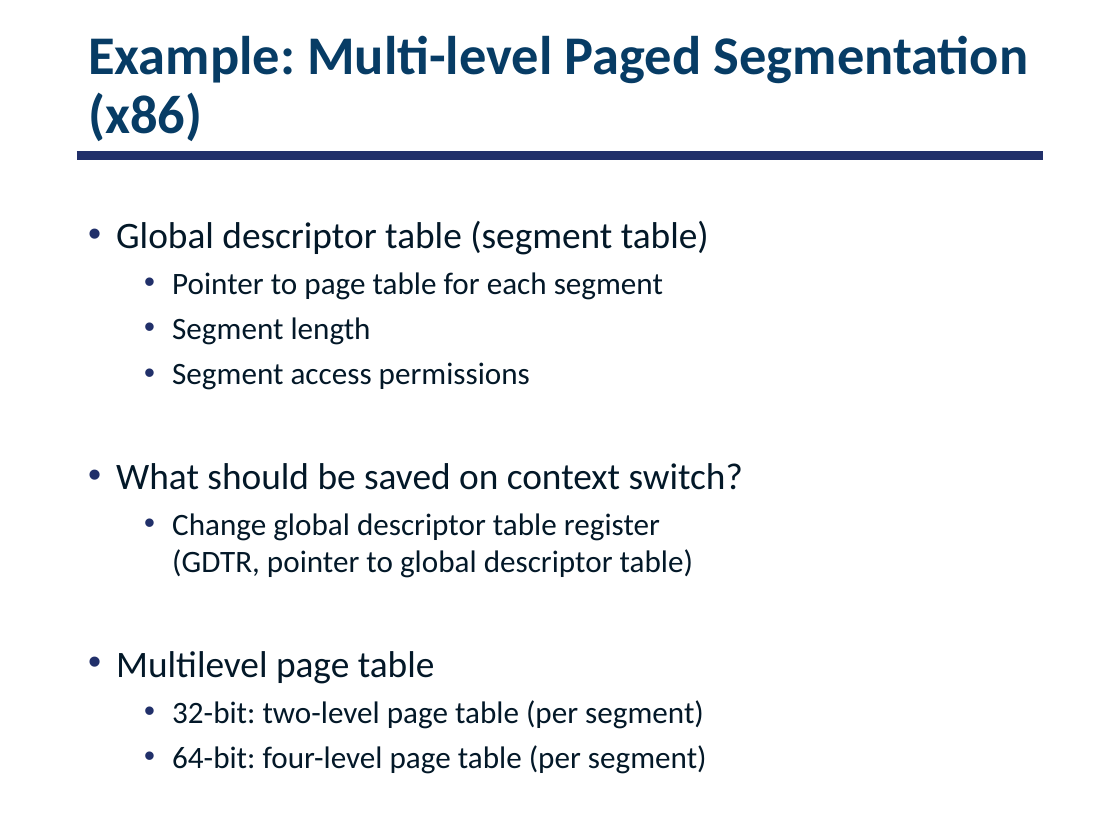
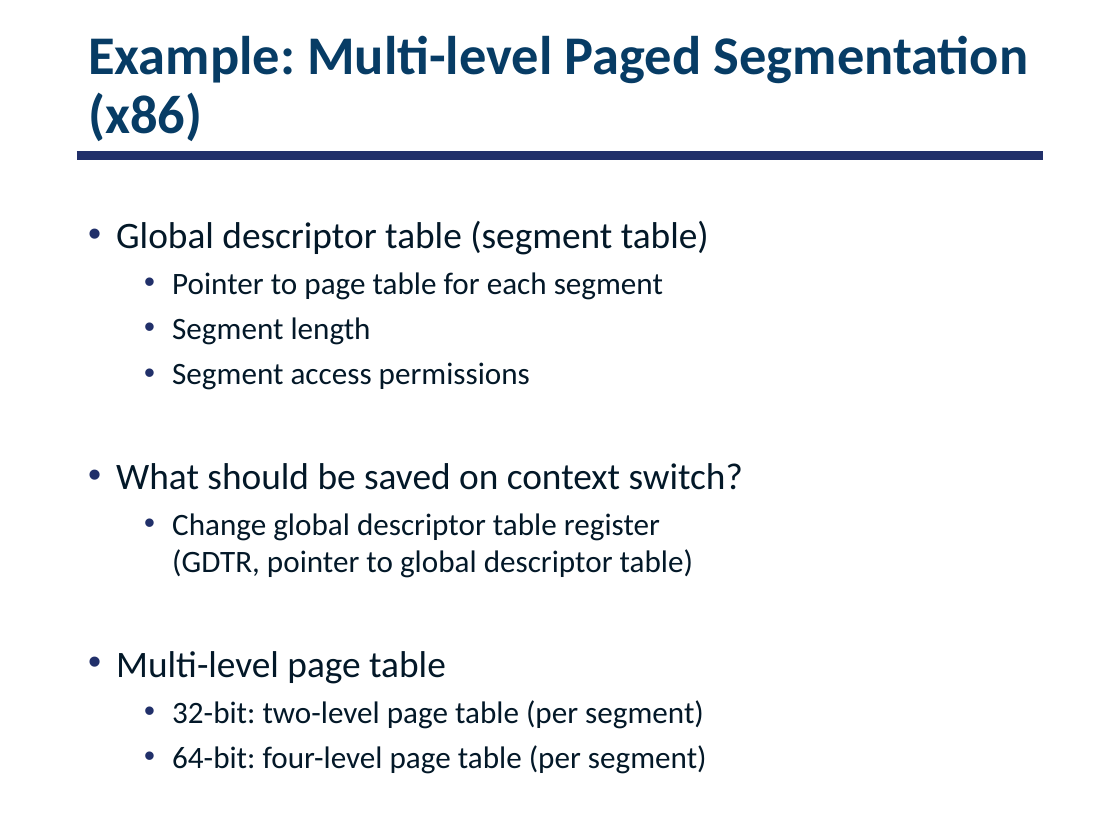
Before and after one commit to smajidzahedi/ECE350, a slide deck: slide 40 of 07-address.pptx. Drawn at 1120x840 pixels with LibreOffice and Linux fonts; fonts in the diff are those of the drawing. Boxes give left, top, right and bottom in pixels: in the first picture for what was removed or moved away, otherwise in the second. Text is boxed around its words. In the diff, an @@ line names an element or a change of style, - is before the commit and + after.

```diff
--- a/07-address.pptx
+++ b/07-address.pptx
@@ text at [116, 651, 446, 684]: text changed @@
-• Multilevel page table
+• Multi-level page table
```
Also in this commit, not shown: 9 other slides changed, 1 other file.
